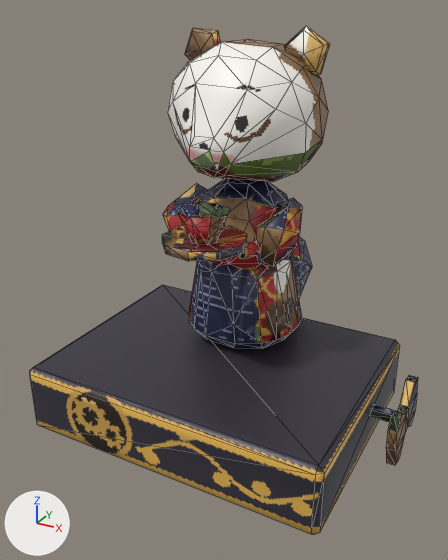
Two versions of the glTF model public/models/lowpix/figures/karakuri/chahakobi.glb, one commit apart.
Both versions are drawn from a camera (50 mm lens) standing at (22.7, -40.8, 33.3) and looking at (0.2, 0.0, 12.9). Every picture has the same lights, and +X, +Y and +Z are marked at lower left. The first picture is the older version. Mesh edges are drawn as thin lines. Where no turn or scale is listed for an object, it has been applied to the vertices. Vertices at exactly the same position are counted once.

In view in the first picture: 'base', 'head.001', 'key.001', 'legs', 'upper.001'.
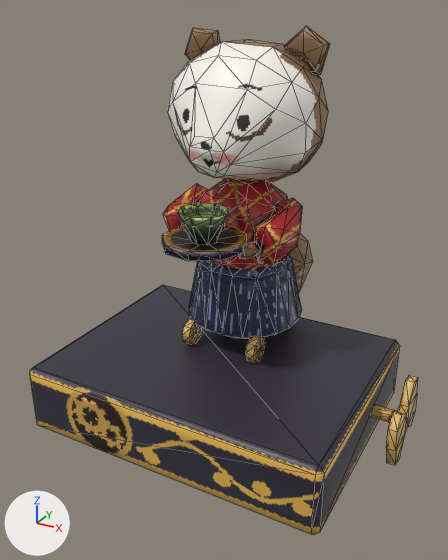
Not visible in the pictures: 'whb.001'.

Changed parts and their boxes (x1, y1, x2, y2) in the pictures (448 x 560 px):
'legs', reshaped, moved, rescaled: before (189, 237, 312, 348); after (189, 234, 313, 339)
'whf.001', added (brown): after (182, 319, 265, 362)
part 1 of me_head_001, surface changed: (185, 26, 330, 182) in both
part 2 of me_upper_001, surface changed: (162, 179, 302, 269) in both
part 3 of me_legs_001, rebuilt (9% shorter): before (189, 254, 302, 348); after (189, 254, 302, 339)
part 4 of me_legs_001, rebuilt: before (289, 237, 312, 298); after (289, 234, 313, 293)
part 5 of me_key_001, surface changed (lighter): (371, 375, 418, 465) in both

What changed in the scene script:
```text
Change me_head_001:
    where me_head_001.from_pydata(...)  # 111 vertices, 210 faces; spans x -6.45..6.45, y -6.14..6.14, z -5.97..5.97
    used by ob_head_001; location = (-0.03, 3.75, 26.12)
    me_head_001 part 1: texture (UV) coordinates of 92 of 210 faces, centred in x -5.78..5.85, y -5.79..3.69, z -5.86..5.51, changed; they spanned u 0.0..0.61, v 0.04..0.62 and now span u 0.0..0.62, v 0.0..0.6
Change me_upper_001:
    where me_upper_001.from_pydata(...)  # 143 vertices, 258 faces; spans x -5.8..5.8, y -6.89..6.89, z -3.77..3.77
    used by ob_upper_001; location = (0.1, 1.04, 16.69)
    me_upper_001 part 2: texture (UV) coordinates of 254 of 258 faces, centred in x -5.69..5.38, y -6.76..6.67, z -3.47..3.72, changed; they spanned u 0.0..0.61, v 0.0..0.62 and now span u 0.01..0.62, v 0.0..0.6
Change me_legs_001:
    used by ob_legs; parent = ob_doll; location = (-0.00983, 3.065, 4.327); scale = (7.41, 7.41, 7.41)
    remove me_legs_001.from_pydata(...)  # 84 vertices, 160 faces; spans x -0.68..0.68, y -1.0..1.0, z -0.6..0.6
    add me_legs_001.from_pydata(...)  # 84 vertices, 160 faces; spans x -0.68..0.68, y -1.0..1.0, z -0.56..0.56
    me_legs_001 part 3: the loose piece of 62 vertices spanning x -0.68..0.68, y -1.0..0.31, z -0.57..0.6 is rebuilt with 62 vertices and now spans x -0.68..0.68, y -1.0..0.33, z -0.46..0.56
    me_legs_001 part 4: the loose piece of 22 vertices spanning x -0.15..0.38, y 0.08..1.0, z -0.6..0.38 is rebuilt with 22 vertices and now spans x -0.17..0.4, y 0.1..1.0, z -0.56..0.38
Change me_key_001:
    where me_key_001.from_pydata(...)  # 38 vertices, 68 faces; spans x -1.67..1.67, y -3.4..3.4, z -2.96..2.96
    used by ob_key_001; location = (14.07, 2.0, 3.2)
    me_key_001 part 5: 68 kept faces spanning x -1.67..1.67, y -3.4..3.4, z -2.96..2.96 get new texture (UV) coordinates
Add me_whf_001:
    me_whf_001.from_pydata(...)  # a UV sphere (8 segments, 3 rings, poles along x) spanning x 2.65..3.55, y -1.15..1.15, z -1.15..1.15; a UV sphere (8 segments, 3 rings, poles along x) spanning x -3.55..-2.65, y -1.15..1.15, z -1.15..1.15
    me_whf_001.materials.append(mat_toy_chahakobi)
Add me_whb_001:
    me_whb_001.from_pydata(...)  # a UV sphere (8 segments, 3 rings, poles along x) spanning x 2.65..3.55, y -1.15..1.15, z -1.15..1.15; a UV sphere (8 segments, 3 rings, poles along x) spanning x -3.55..-2.65, y -1.15..1.15, z -1.15..1.15
    me_whb_001.materials.append(mat_toy_chahakobi)
Change ob_legs:
    ob_legs.location: (-0.00983, 3.065, 4.327) -> (0.00267, 2.918, 4.732)
    ob_legs.scale: (7.41, 7.41, 7.41) -> (7.37, 7.37, 7.37)
Add ob_whf_001:
    ob_whf_001 = bpy.data.objects.new('whf.001', me_whf_001)
    ob_whf_001.location = (0.0, 0.3, 7.15)
Add ob_whb_001:
    ob_whb_001 = bpy.data.objects.new('whb.001', me_whb_001)
    ob_whb_001.location = (0.0, 7.4, 7.15)
```
